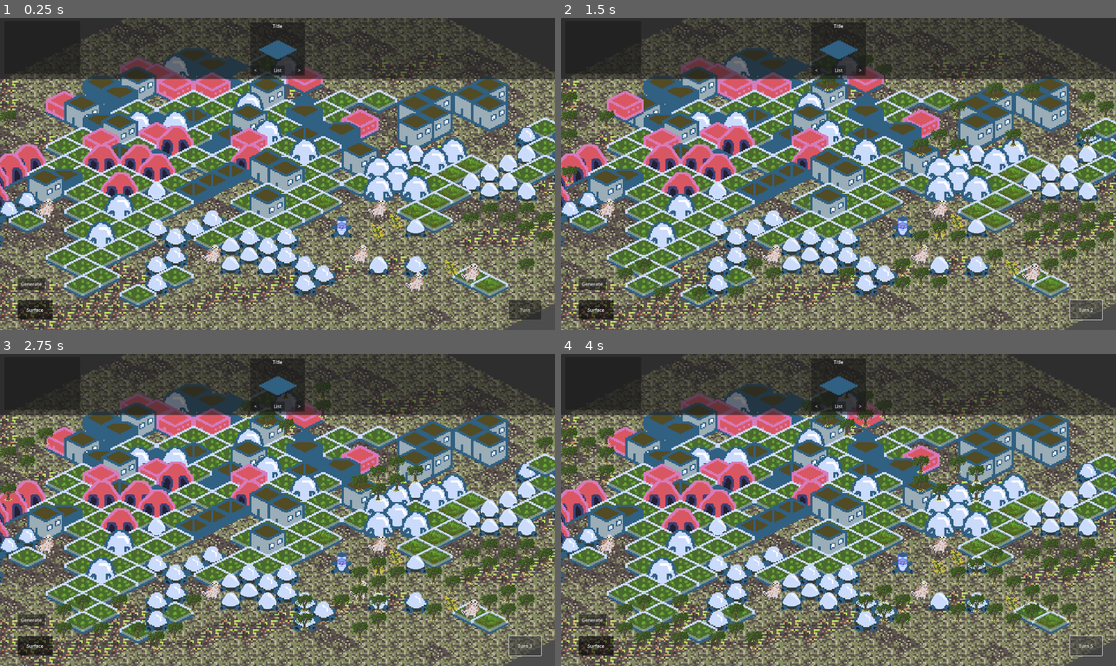
Above: before the commit, frames 1-4 (two rows, left to right).
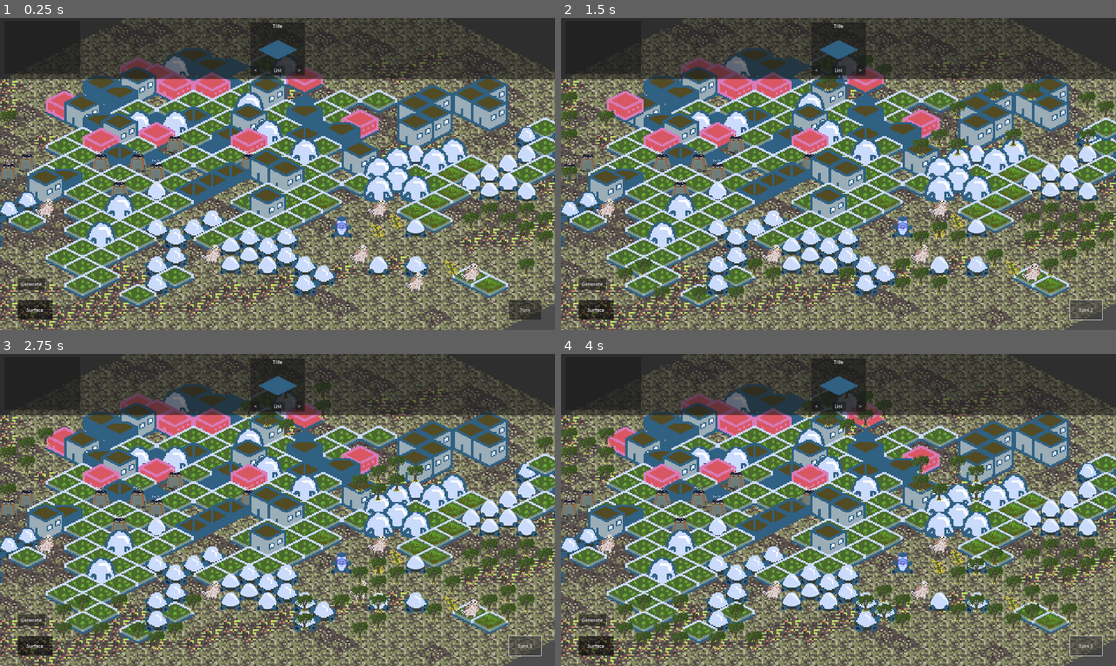
Above: after the commit, the same moments.

Repository: RoxT/outpost-clone
Game: Godot game, scene res://main.tscn
Same seed, same stepped clock (60 frames per second), same inputs: the game is played once before the commit and once after it.
Inputs:
- Up to frame 1 (0.25 s): no input
- Up to frame 2 (1.5 s): click "Turn" at 0.5 s; click "Turn 1" at 1.25 s
- Up to frame 3 (2.75 s): click "Turn 2" at 2 s
- Up to frame 4 (4 s): click "Turn 3" at 2.75 s; click "Turn 4" at 3.5 s

The runs differ from the first frame. In frame 1, 2.9% of the frame differs, in the area x 0-91%, y 34-88%; in frame 2, 2.8%; in frame 3, 2.8%; in frame 4, 2.9%.

Commit message:
colonies

Diff:
--- /dev/null
+++ b/isometriccity/buildings.gd
@@ -0,0 +1,15 @@
+extends TileMapLayer
+
+const PICKER = preload("res://colony_picker.tscn")
+const SEED_ATLAS := Vector2i(3,2)
+@export var surface := true
+@export var colony_name:String
+
+func _ready() -> void:
+	if surface:
+		var seed_pos = map_to_local(get_used_cells_by_id(0, SEED_ATLAS)[0])
+		var picker = PICKER.instantiate()
+		add_child(picker)
+		picker.position = seed_pos
+		picker.input_event.connect(get_parent().get_parent()._on_colony_picker_input_event.bind(get_index()))
+	assert(not colony_name.is_empty())
--- a/isometriccity/buildings_tileset.tres
+++ b/isometriccity/buildings_tileset.tres
@@ -10,7 +10,7 @@
 1:0/size_in_atlas = Vector2i(1, 2)
 1:0/0 = 0
 1:0/0/texture_origin = Vector2i(0, 32)
-1:0/0/custom_data_0 = &"tower"
+1:0/0/custom_data_0 = &"teamsters"
 2:0/size_in_atlas = Vector2i(1, 2)
 2:0/0 = 0
 2:0/0/texture_origin = Vector2i(0, 32)
@@ -23,7 +23,10 @@
 3:2/size_in_atlas = Vector2i(1, 2)
 3:2/0 = 0
 3:2/0/texture_origin = Vector2i(0, 32)
-3:2/0/custom_data_0 = &"teamsters"
+3:2/0/custom_data_0 = &"seed"
+3:2/0/custom_data_1 = 25
+3:2/0/custom_data_2 = 25
+3:2/0/custom_data_3 = 25
 2:2/size_in_atlas = Vector2i(1, 2)
 2:2/0 = 0
 2:2/0/texture_origin = Vector2i(0, 32)
--- /dev/null
+++ b/isometriccity/colony_picker.tscn
@@ -0,0 +1,12 @@
+[gd_scene load_steps=2 format=3 uid="uid://x0tyffb3sf64"]
+
+[sub_resource type="CircleShape2D" id="CircleShape2D_4ulgy"]
+radius = 33.0606
+
+[node name="ColonyPicker" type="Area2D"]
+z_index = 5
+z_as_relative = false
+
+[node name="CollisionShape2D" type="CollisionShape2D" parent="."]
+position = Vector2(0.190796, -2.52319)
+shape = SubResource("CircleShape2D_4ulgy")
--- a/isometriccity/info.gd
+++ b/isometriccity/info.gd
@@ -14,6 +14,15 @@
 func clear():
 	info_label.clear()
 
+func show_seed_capsule(coords:Vector2i, col_name:String):
+	info_label.clear()
+	info_label.add_text("%s" % coords)
+	info_label.newline()
+	info_label.add_text("%s" % col_name)
+	info_label.newline()
+	info_label.add_text("The seed capsule provides housing and food for a small population." +
+	"\nClick on a seed capsule to switch colony views.")
+
 func read_atlas(type:String, coords:Vector2i):
 	info_label.clear()
 	info_label.add_text("%s" % coords)
@@ -28,8 +37,10 @@
 		"tower":
 			info_label.add_text("Connects communications within 10 spaces.")
 		"warehouse":
-			info_label.add_text("Stroes")
+			print("warehouse should be called specially")
 		"tube":
 			info_label.add_text("Tube connecting above and below ground for people and cargo.")
+		"seed":
+			print("seed should be called specially")
 		var ut:
 			info_label.add_text("%s\nno description." % ut)
--- a/isometriccity/main.gd
+++ b/isometriccity/main.gd
@@ -8,11 +8,11 @@
 const TERRAIN_SOURCE = 2
 
 var turn := 0
-var pop := 0
-var food := 0
-var morale := 0
+var pop := [0]
+var food := [0]
+var morale := [0]
 var constructions := []
-@onready var building_layer:TileMapLayer = $Buildings
+@onready var building_layer:TileMapLayer = $Surface.get_child(0)
 @onready var terrain_layer:TileMapLayer = $Terrain
 
 func _ready() -> void:
@@ -27,24 +27,31 @@
 	return building_layer.local_to_map(building_layer.to_local(get_global_mouse_position()))
 
 func toggle_ground(surface:bool):
+	var i = building_layer.get_index()
+	for u in $Underground.get_children():
+		u.visible = not surface
+	for s in $Surface.get_children():
+		s.visible = surface
 	$UI/SurfaceBtn.text = "Surface" if surface else "Ground"
 	$Terrain.visible = surface
-	$Buildings.visible = surface
 	$UTerrain.visible = not surface
-	$UBuildings.visible = not surface
-	building_layer = $Buildings if surface else $UBuildings
+	building_layer = $Surface.get_child(i) if surface else $Underground.get_child(i)
 	terrain_layer = $Terrain if surface else $UTerrain
+
+func switch_colony(new_i:int):
+	building_layer = $Surface.get_child(new_i) if building_layer.surface else $Underground.get_child(new_i)
 
 func _unhandled_input(event: InputEvent) -> void:
 	if event.is_action_pressed("select"):
+		var c_i := building_layer.get_index()
 		if building_placer.visible:
-			var surface = building_layer == $Buildings
+			var surface = building_layer.surface
 			var map_coord = global_mouse_to_building_coords()
 			var terrain:TileMapLayer = $Terrain if surface else $UTerrain
 			var terrain_x = terrain.get_cell_atlas_coords(map_coord).x
 			if terrain_x > -1:
 				add_construction(map_coord, terrain_x+1, $UI.last_atlas,
-				$UI.last_source_id, surface)
+				$UI.last_source_id, surface, c_i)
 			#building.set_cell(map_coord, $UI.last_source_id, $UI.last_atlas)
 		else:
 			var coord = global_mouse_to_building_coords()
@@ -52,8 +59,10 @@
 			var type = ""
 			if data:
 				type = data.get_custom_data("type")
-			if type == "warehouse":
-				$UI/Info.show_warehouse(coord, pop, food, morale)
+			if type == &"warehouse":
+				$UI/Info.show_warehouse(coord, pop[c_i], food[c_i], morale[c_i])
+			elif type == &"seed":
+				$UI/Info.show_seed_capsule(coord, building_layer.colony_name)
 			else:
 				$UI/Info.read_atlas(type, coord)
 	elif event.is_action_pressed("cancel"):
@@ -65,37 +74,60 @@
 func _on_turn_pressed() -> void:
 	building_placer.hide()
 	$Terrain.do_turn()
-	var new_food := 0
-	var new_pop := 0
-	var new_morale := 0
-	for coord in building_layer.get_used_cells():
-		var terrain_data = $Terrain.get_cell_tile_data(coord)
-		if terrain_data:
-			new_food += terrain_data.get_custom_data("food")
-		var building_data = building_layer.get_cell_tile_data(coord)
-		if building_data:
-			new_food += building_data.get_custom_data("food")
-			new_pop += building_data.get_custom_data("pop")
-			new_morale += building_data.get_custom_data("morale")
-	food += new_food
-	pop = new_pop
-	morale = new_morale
+	for colony_i in $Surface.get_child_count():
+		var new_food := 0
+		var new_pop := 0
+		var new_morale := 0
+		for layer in [$Surface.get_child(colony_i), $Underground.get_child(colony_i)]:
+			var surface_layer = $Surface.get_child(colony_i)
+			for coord in surface_layer.get_used_cells():
+				var terrain_data = $Terrain.get_cell_tile_data(coord)
+				if terrain_data:
+					new_food += terrain_data.get_custom_data("food")
+				var building_data = surface_layer.get_cell_tile_data(coord)
+				if building_data:
+					new_food += building_data.get_custom_data("food")
+					new_pop += building_data.get_custom_data("pop")
+					new_morale += building_data.get_custom_data("morale")
+		food[colony_i] += new_food
+		pop[colony_i] = new_pop
+		morale[colony_i] = new_morale
 	turn += 1
 	$UI/Turn.text = "Turn %s" % turn
 	var del = []
 	for i in constructions.size():
 		var c = constructions[i]
-		c[&"turns_left"] -= 1
-		if c[&"turns_left"] <= 0:
-			var layer:TileMapLayer = $Buildings if c.surface else $UBuildings
+		c.turns_left -= 1
+		if c.turns_left <= 0:
+			var layer:TileMapLayer = $Surface.get_child(c.index) if c.surface else $Underground.get_child(c.index)
 			var type = layer.tile_set.get_source(c.source).get_tile_data(c.atlas, 0).get_custom_data("type")
 			if  type == "tube":
-				$Buildings.set_cell(c.location, c.source, c.atlas)
-				$UBuildings.set_cell(c.location, c.source, c.atlas)
-				var neighbours = $UBuildings.get_surrounding_cells(c.location)
+				var surface:TileMapLayer = $Surface.get_child(c.index)
+				var underground:TileMapLayer = $Underground.get_child(c.index)
+				surface.set_cell(c.location, c.source, c.atlas)
+				underground.set_cell(c.location, c.source, c.atlas)
+				var neighbours = underground.get_surrounding_cells(c.location)
 				for cell in neighbours:
-					if $UBuildings.get_cell_source_id(cell) == -1:
+					if underground.get_cell_source_id(cell) == -1:
 						$UTerrain.set_cell(cell, 2, Vector2i(1,2))
+			elif type == "seed":
+				var old_colony_i = layer.get_index()
+				var old_colony:TileMapLayer = $Surface.get_child(old_colony_i)
+				old_colony.erase_cell(c.location)
+				var new_surface:TileMapLayer = $Surface.get_child(old_colony_i).duplicate()
+				new_surface.clear()
+				new_surface.set_cell(c.location, c.source, c.atlas)
+				new_surface.colony_name = "Colony%s" % ($Surface.get_child_count() + 1)
+				var new_underground:TileMapLayer = $Underground.get_child(old_colony_i).duplicate()
+				new_underground.clear()
+				new_underground.colony_name = "Colony%s" % $Underground.get_child_count()
+				new_underground.surface = false
+				$Surface.add_child(new_surface)
+				$Underground.add_child(new_underground)
+				pop.append(0)
+				morale.append(0)
+				food.append(50)
+				food[old_colony_i] -= 50
 			else:
 				layer.set_cell(c.location, c.source, c.atlas)
 			del.push_front(i)
@@ -110,13 +142,24 @@
 	building_placer.show()
 
 func add_construction(location:Vector2i, turns_left:int,
-atlas:Vector2i, source:int, surface:bool):
+atlas:Vector2i, source:int, surface:bool, index:int):
 	building_layer.set_cell(location, source, CONSTRUCTION)
 	constructions.append({&"location": location, &"turns_left": turns_left,
-	&"atlas": atlas, &"source": source, &"surface":surface})
+	&"atlas": atlas, &"source": source, &"surface":surface, &"index":index})
 
 func _on_surface_btn_toggled(toggled_on):
 	toggle_ground(toggled_on)
 
 func _on_generate_pressed():
 	$Terrain.generate_planet()
+
+func _on_colony_picker_input_event(_viewport: Node, event: InputEvent, _shape_idx: int, colony_i:int) -> void:
+	if event.is_action_pressed("select"):
+		switch_colony(colony_i)
+
+		var ev = InputEventAction.new()
+		# Set as ui_left, pressed.
+		ev.action = "select"
+		ev.pressed = true
+		# Feedback.
+		Input.parse_input_event(ev)
--- a/isometriccity/main.tscn
+++ b/isometriccity/main.tscn
@@ -6,6 +6,7 @@
 [ext_resource type="TileSet" uid="uid://jw8cxp1davy6" path="res://terrain_tileset.tres" id="2_xkv5g"]
 [ext_resource type="TileSet" uid="uid://hfnclqg4uy2k" path="res://buildings_tileset.tres" id="3_n3yot"]
 [ext_resource type="Script" path="res://terrain.gd" id="3_uqawg"]
+[ext_resource type="Script" path="res://buildings.gd" id="5_5crnl"]
 [ext_resource type="Script" path="res://info.gd" id="5_xiu6d"]
 [ext_resource type="Script" path="res://ui.gd" id="6_e5y23"]
 [ext_resource type="Texture2D" uid="uid://bw18x4a27xuti" path="res://u_buildings.png" id="9_7sthr"]
@@ -52,23 +53,33 @@
 tile_map_data = PackedByteArray("AAAKAAUAAgABAAEAAAAKAAMAAgABAAEAAAANAAYAAgABAAEAAAANAP3/AgABAAEAAAAIAAAAAgABAAEAAAAPAAIAAgABAAIAAAAPAAEAAgABAAIAAAAPAAAAAgABAAIAAAAOAAEAAgABAAIAAAAQAAEAAgABAAIAAAA=")
 tile_set = ExtResource("2_xkv5g")
 
-[node name="Buildings" type="TileMapLayer" parent="."]
+[node name="Surface" type="Node2D" parent="."]
+
+[node name="Buildings" type="TileMapLayer" parent="Surface"]
 y_sort_enabled = true
 texture_filter = 1
 tile_map_data = PackedByteArray("AAABAP7/AAACAAIAAAABAAAAAAABAAAAAAABAAIAAAABAAIAAAACAPz/AAABAAAAAAACAP3/AAADAAAAAAACAP …(3856 unchanged characters)…
 tile_set = ExtResource("3_n3yot")
-
-[node name="UBuildings" type="TileMapLayer" parent="."]
+script = ExtResource("5_5crnl")
+colony_name = "Colony1"
+
+[node name="Underground" type="Node2D" parent="."]
+
+[node name="UBuildings" type="TileMapLayer" parent="Underground"]
 y_sort_enabled = true
 texture_filter = 1
 tile_map_data = PackedByteArray("AAAJAAcAAAABAAQAAAAJAAYAAAABAAQAAAAJAAUAAAABAAQAAAAJAAQAAAABAAQAAAAJAAMAAAAAAAYAAAAJAA …(240 unchanged characters)…
 tile_set = ExtResource("3_n3yot")
+script = ExtResource("5_5crnl")
+surface = false
+colony_name = "Colony1"
 
 [node name="Camera2D" type="Camera2D" parent="."]
 position = Vector2(738, 339)
 script = ExtResource("2_od5ws")
 
 [node name="UI" type="CanvasLayer" parent="."]
+layer = 6
 script = ExtResource("6_e5y23")
 
 [node name="Panel2" type="Panel" parent="UI"]
Binary file changed: isometriccity/buildings.png
Not shown: 1 places in isometriccity/main.tscn that only renumber resources
Binary file added: isometriccity/seed_capsule.png
Not shown, added: isometriccity/seed_capsule.png.import
Not shown, changed: isometriccity/ideas.md
